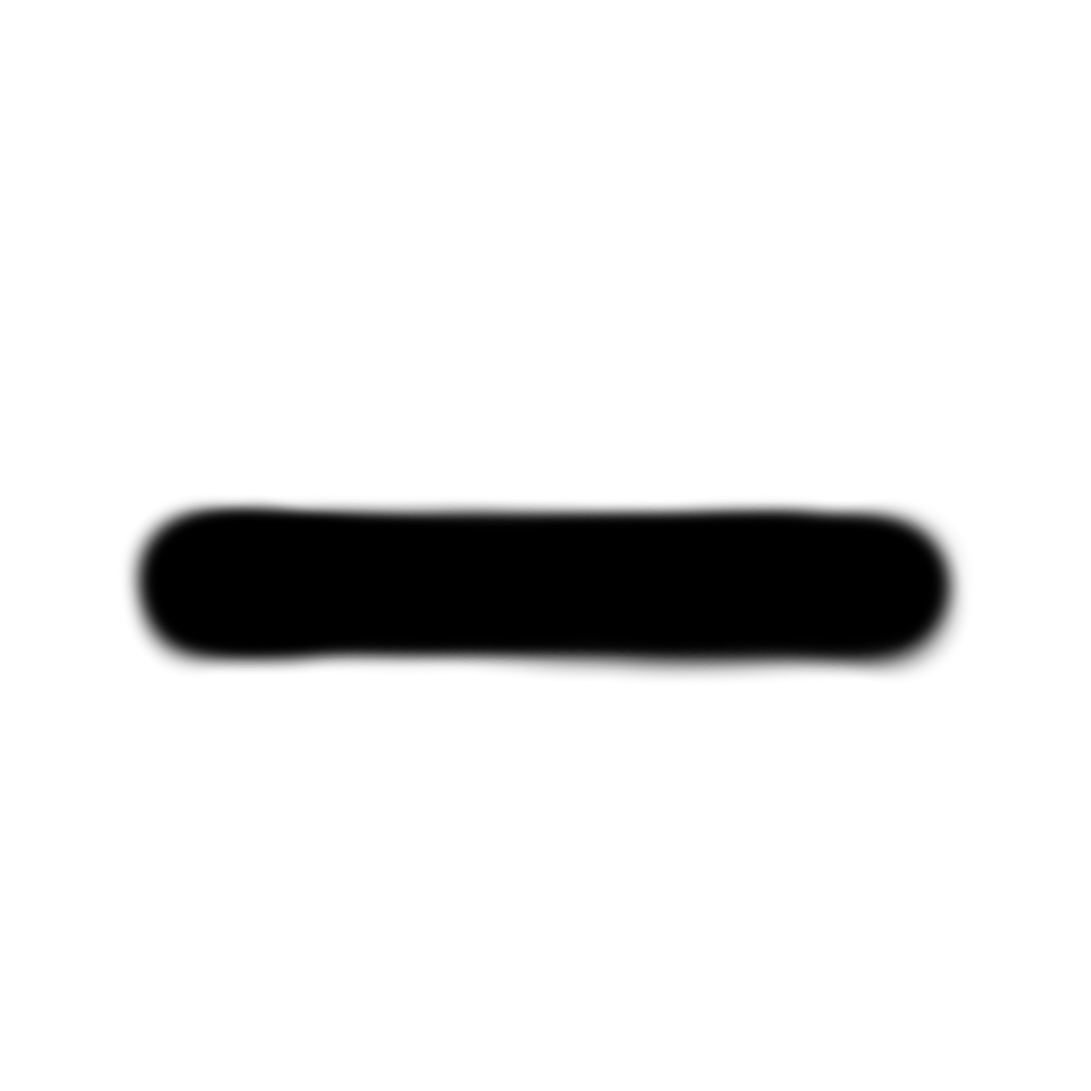
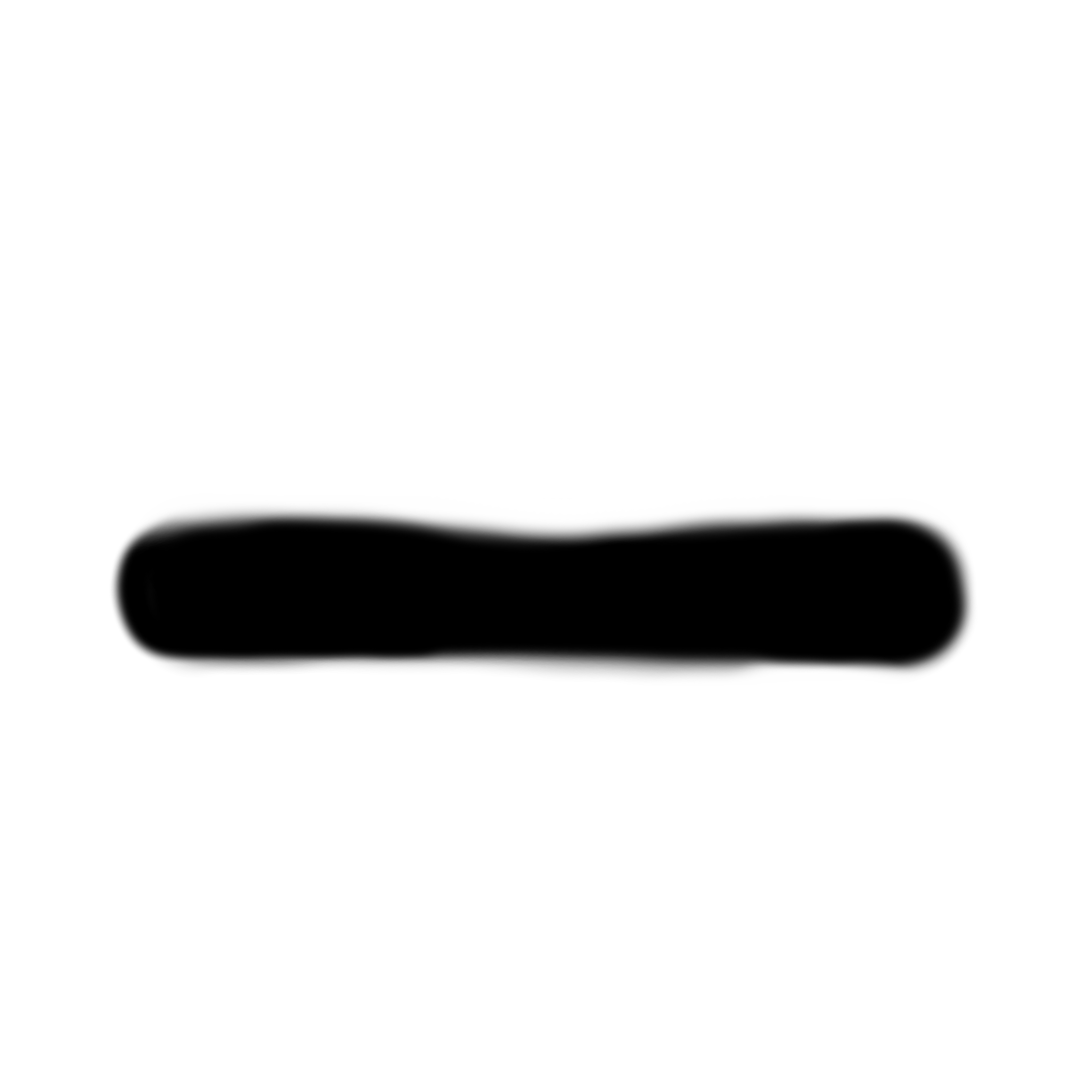
Layered file, before and after one edit (w=1091, h=1091). Changes by layer:
painted on "Layer" over [109, 495, 978, 683]
